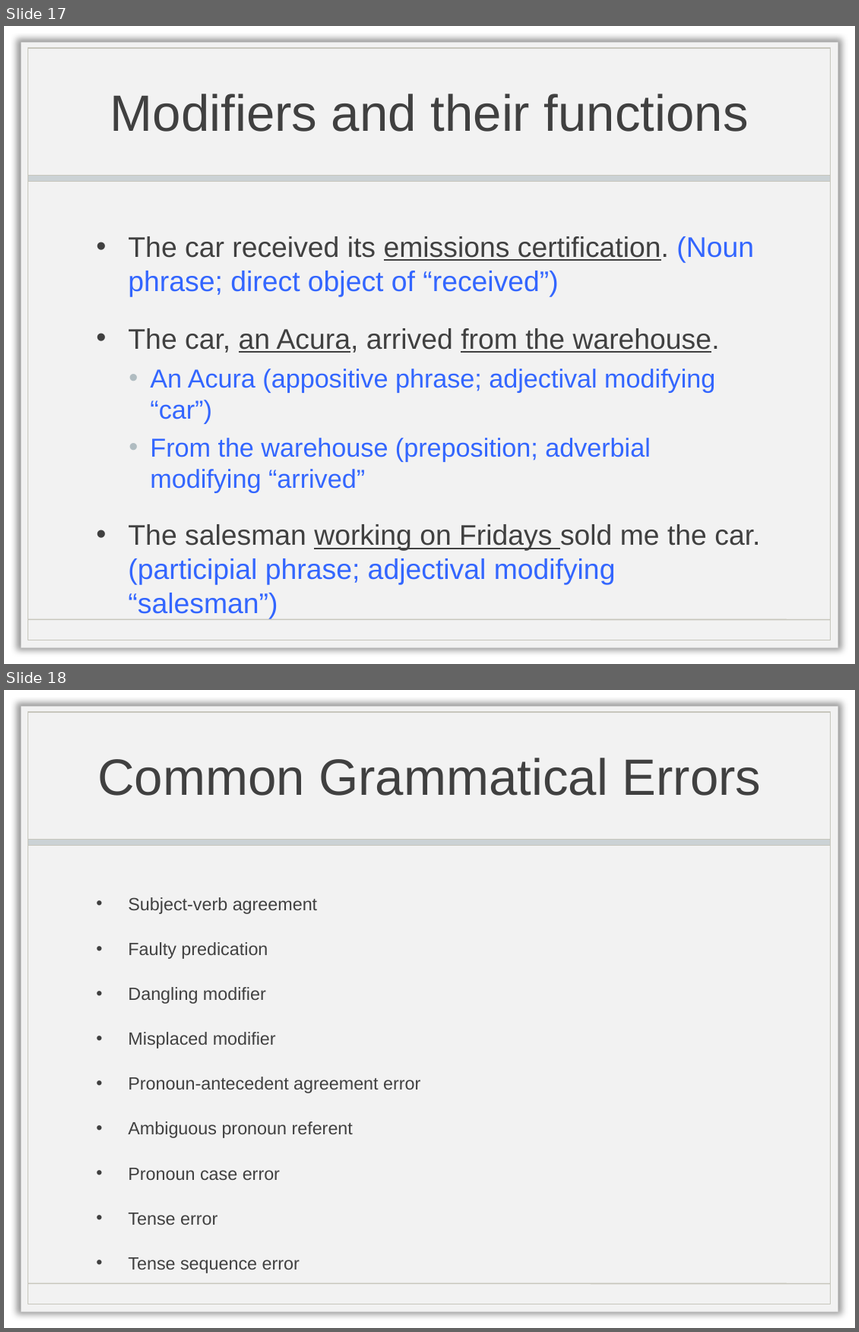
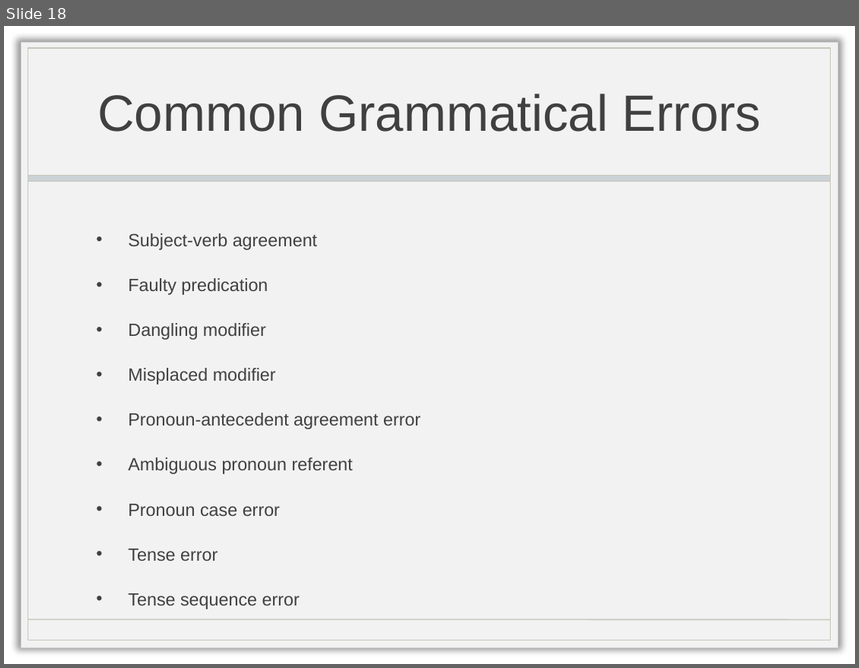
Before and after one commit to doctorlam/tecm4190, a slide deck: readings/4190_grammar.pptx. Shown one above the other, each under a label of ours: slides 17 and 18 before the commit, slide 18 after it. The pictures are 859x1332 and 859x668 pixels, drawn with LibreOffice and Linux fonts; fonts in the diff are those of the drawing; background and template pictures are left out. Boxes give left, top, right and bottom in pixels: in the first picture for what was removed or moved away, otherwise in the second. Text is boxed around its words. In the diff, an @@ line names an element or a change of style, - is before the commit and + after.

```diff
--- a/readings/4190_grammar.pptx
+++ b/readings/4190_grammar.pptx
@@ slide 17 removed at [4,26,855,664], background picture (left out); not listed: 4 template elements that a slide beside it also shows @@
@@ title removed at [110,94,749,132] @@
-Modifiers and their functions
@@ text removed at [128,237,760,585] @@
-• The car received its emissions certification. (Noun phrase; direct object of “received”)
-• The car, an Acura, arrived from the warehouse.
-  • An Acura (appositive phrase; adjectival modifying “car”)
-  • From the warehouse (preposition; adverbial modifying “arrived”
-• The salesman working on Fridays sold me the car. (participial phrase; adjectival modifying “salesman”)
```
Also in this commit, not shown: 8 slides changed, 2 slides added, 2 other slides removed, 2 other files.
